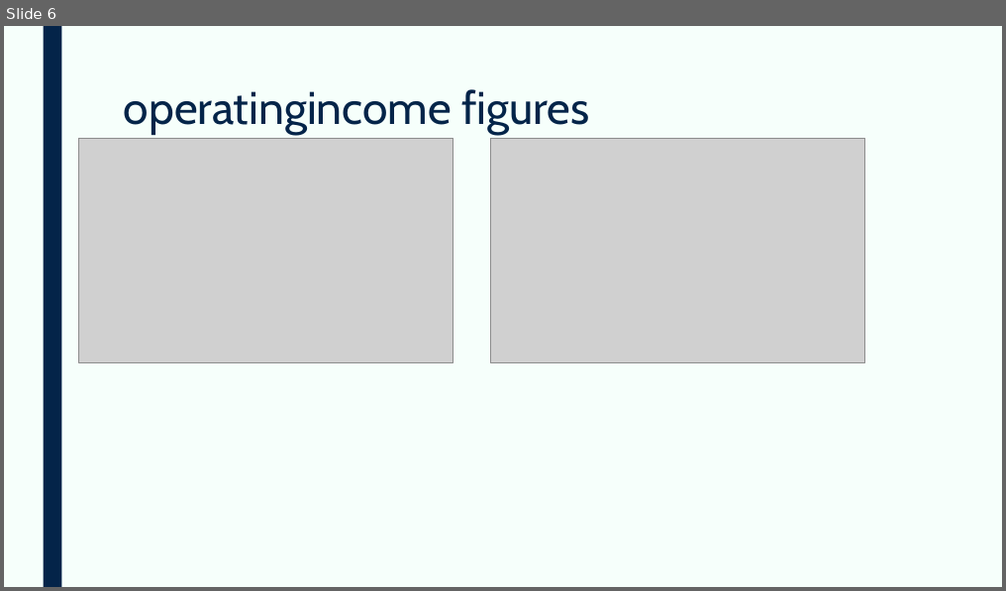
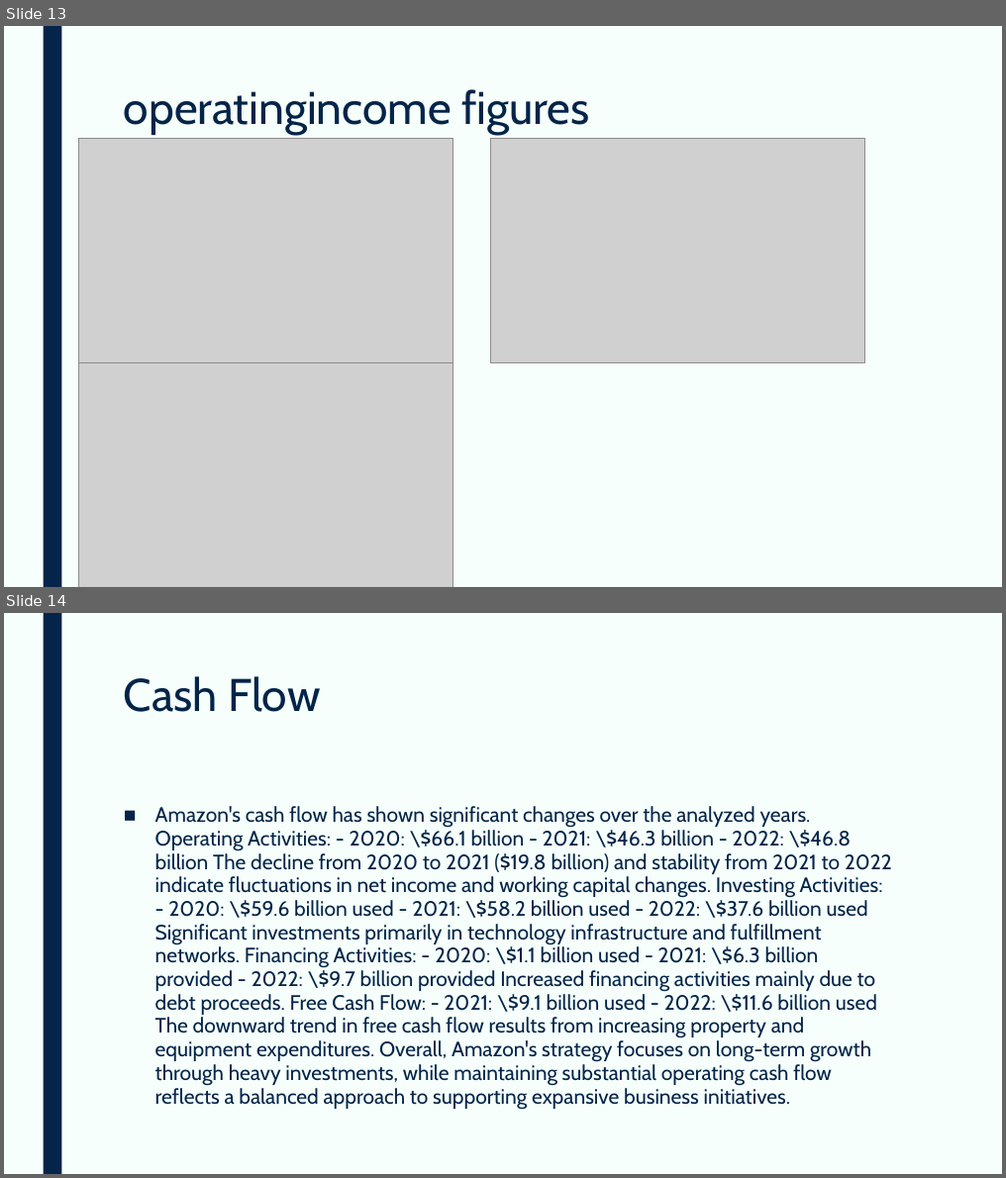
Before and after one commit to devangovind/AMUCLDISS, a slide deck: fastapi-backend/app/pres/output.pptx. Shown one above the other, each under a label of ours: slide 6 before the commit, slides 13 and 14 after it. The pictures are 1006x591 and 1006x1178 pixels, drawn with LibreOffice and Linux fonts; fonts in the diff are those of the drawing; grey boxes stand for pictures. Boxes give left, top, right and bottom in pixels: in the first picture for what was removed or moved away, otherwise in the second. Text is boxed around its words. In the diff, an @@ line names an element or a change of style, - is before the commit and + after.

```diff
--- a/fastapi-backend/app/pres/output.pptx
+++ b/fastapi-backend/app/pres/output.pptx
@@ slide 14 added at bbox=[4, 613, 1002, 1174], background #F6FFFB; not listed: 1 template element that a slide beside it also shows @@
@@ title added at bbox=[124, 676, 320, 712], 44 pt, text #042449 @@
+Cash Flow
@@ text added at bbox=[155, 806, 892, 1109], 20 pt, text #042449 @@
+■ Amazon's cash flow has shown significant changes over the analyzed years. Operating Activities: - 2020: \$66.1 billion - 2021: \$46.3 billion - 2022: \$46.8 billion The decline from 2020 to 2021 ($19.8 billion) and stability from 2021 to 2022 indicate fluctuations in net income and working capital changes. Investing Activities: - 2020: \$59.6 billion used - 2021: \$58.2 billion used - 2022: \$37.6 billion used Significant investments primarily in technology infrastructure and fulfillment networks. Financing Activities: - 2020: \$1.1 billion used - 2021: \$6.3 billion provided - 2022: \$9.7 billion provided Increased financing activities mainly due to debt proceeds. Free Cash Flow: - 2021: \$9.1 billion used - 2022: \$11.6 billion used The downward trend in free cash flow results from increasing property and equipment expenditures. Overall, Amazon's strategy focuses on long-term growth through heavy investments, while maintaining substantial operating cash flow reflects a balanced approach to supporting expansive business initiatives.
@@ what was slide 6 is now slide 13 @@
@@ slide 13 changed as well @@
@@ picture added at bbox=[79, 363, 453, 587] @@
```
Also in this commit, not shown: 5 other slides changed, 6 other slides added, 11 other files.
